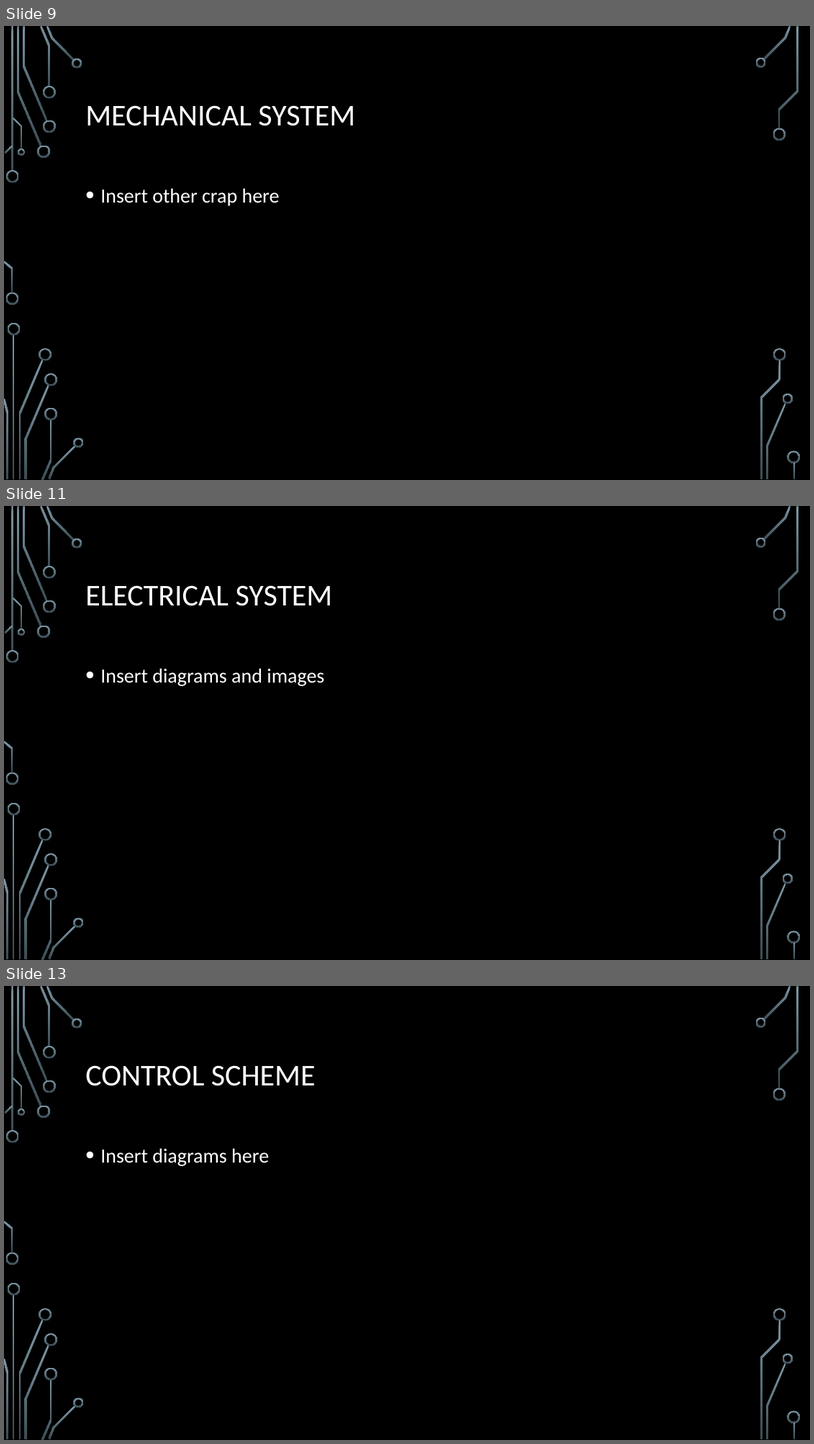
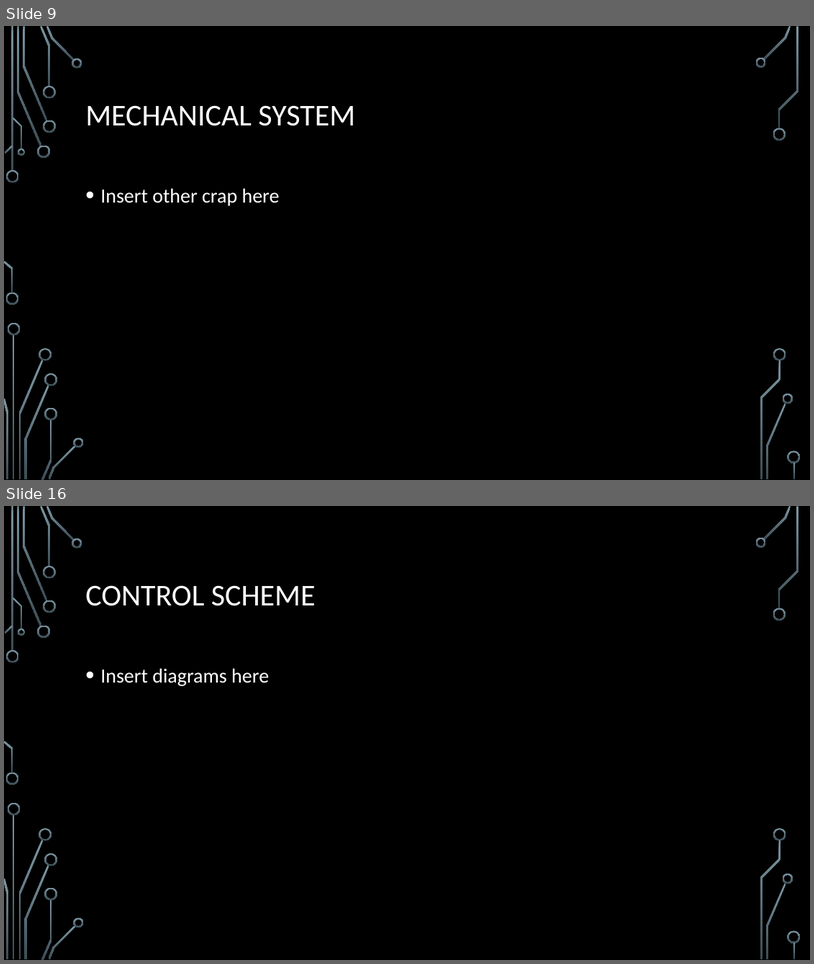
Before and after one commit to Logiant/AgileRoboticControls, a slide deck: Documentation/Presentation/Joy Global Presentation.pptx. Shown one above the other, each under a label of ours: slides 9, 11 and 13 before the commit, slides 9 and 16 after it; the slides between them are not shown. The pictures are 814x1444 and 814x964 pixels, drawn with LibreOffice and Linux fonts; fonts in the diff are those of the drawing; background and template pictures are left out. Boxes give left, top, right and bottom in pixels: in the first picture for what was removed or moved away, otherwise in the second. Text is boxed around its words. In the diff, an @@ line names an element or a change of style, - is before the commit and + after.

Commit message:
Joy Global Presentation Submission
This presentation now includes my electrical points

```diff
--- a/Documentation/Presentation/Joy Global Presentation.pptx
+++ b/Documentation/Presentation/Joy Global Presentation.pptx
@@ slide 11 removed at [4, 506, 810, 960], background picture (left out); not listed: 36 template elements that a slide beside it also shows @@
@@ title removed at [85, 585, 333, 606] @@
-ELECTRICAL SYSTEM
@@ text removed at [100, 668, 324, 686] @@
-• Insert diagrams and images
@@ what was slide 13 is now slide 16 @@
```
Also in this commit, not shown: 2 slides changed, 4 slides added, 9 other files.
